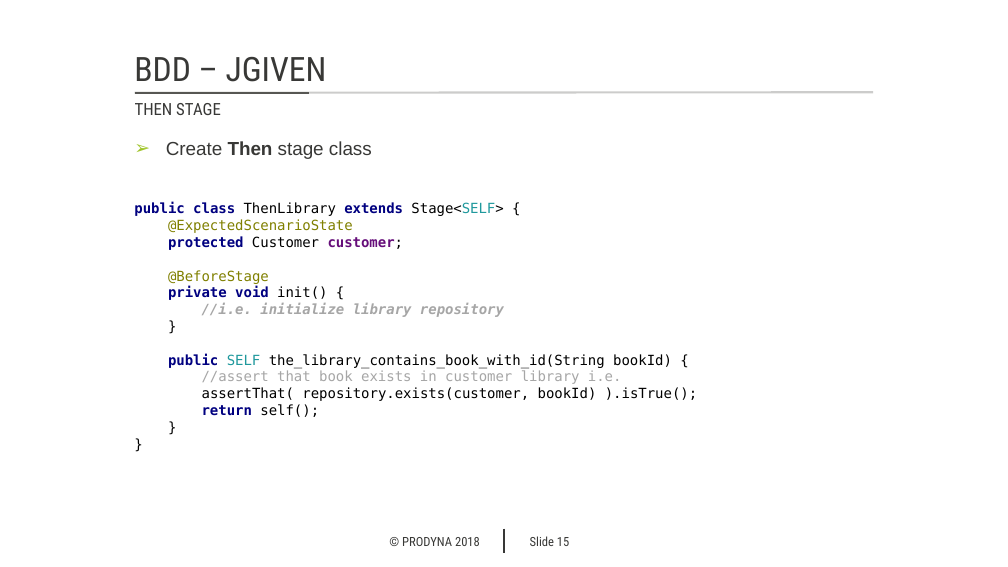
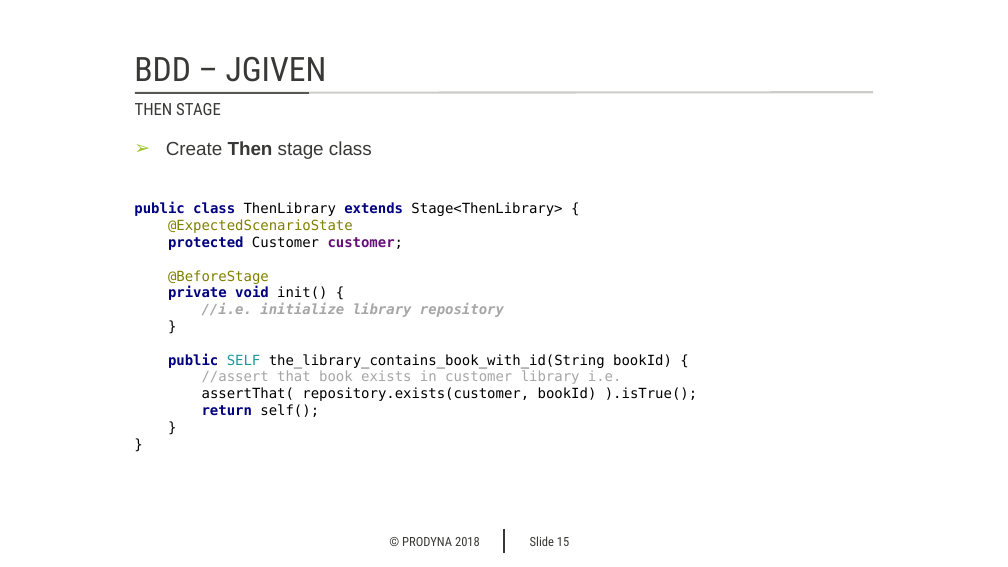
Before and after one commit to markojevtic/spring-boot-workshop, a slide deck: slide 15 of documentation/BDD_with_JGiven.pptx. Drawn at 1008x567 pixels with LibreOffice and Linux fonts; fonts in the diff are those of the drawing; background and template pictures are left out. Boxes give left, top, right and bottom in pixels: in the first picture for what was removed or moved away, otherwise in the second. Text is boxed around its words. In the diff, an @@ line names an element or a change of style, - is before the commit and + after.

```diff
--- a/documentation/BDD_with_JGiven.pptx
+++ b/documentation/BDD_with_JGiven.pptx
@@ text at bbox=[134, 202, 562, 233]: text changed; text colour #808000 to #000000 @@
-public class ThenLibrary extends Stage<SELF> {
-@ExpectedScenarioState
+public class ThenLibrary extends Stage<ThenLibrary> {
+@ExpectedScenarioState
```
Also in this commit, not shown: 2 other slides changed, 1 other file.
